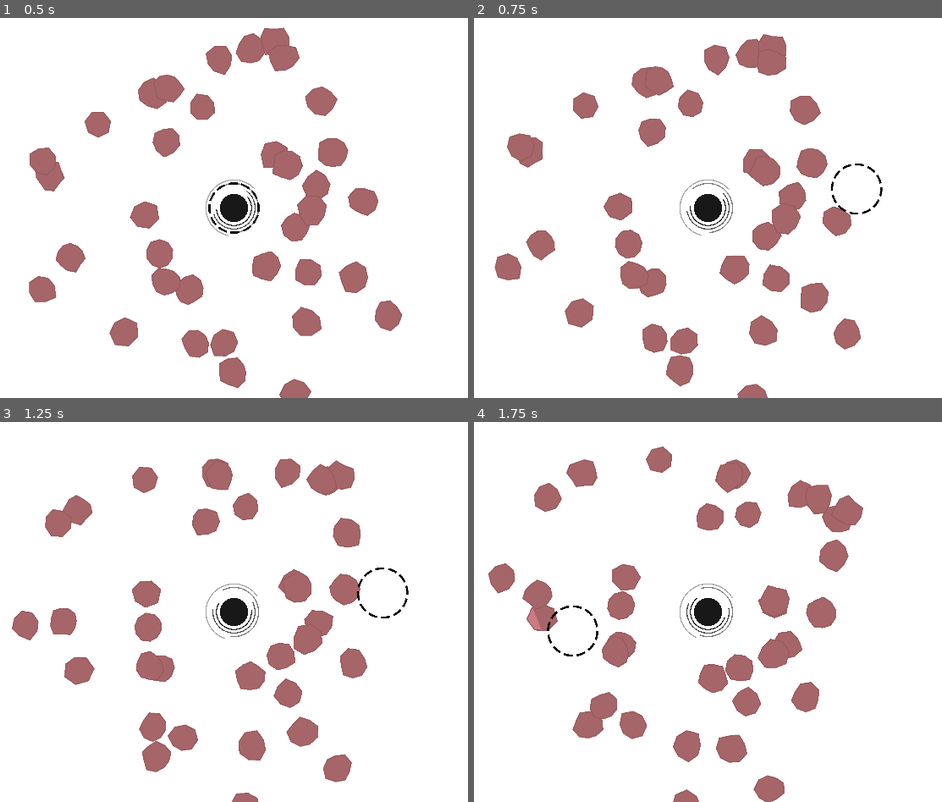
Above: before the commit, frames 1-4 (two rows, left to right).
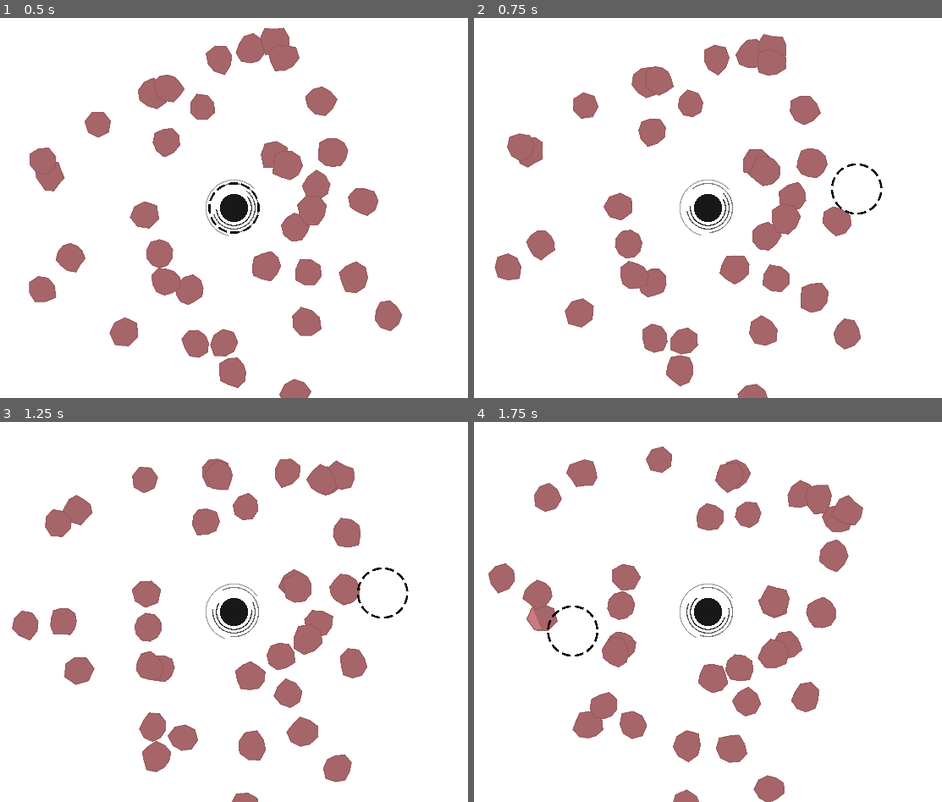
Above: after the commit, the same moments.

Repository: fatihceyln/a-game-about-feeding-a-black-hole
Game: Godot game, scene res://main/main.tscn
The game is run twice, just before and just after one commit, with the same random seed, the same clock (stepped at 60 frames per second) and the same inputs.
Inputs (mouse positions are in pixels of both pictures, inside the frame that each line leads up to):
- Up to frame 1 (0.5 s): no input
- Up to frame 2 (0.75 s): move the mouse to (857, 189) at 0.52 s
- Up to frame 3 (1.25 s): no input
- Up to frame 4 (1.75 s): move the mouse to (572, 631) at 1.27 s

Frame 1 is identical in both runs. In frame 2, 0.1% of the frame differs, in the area x 76-88%, y 38-52%; in frame 3, 0.1%; in frame 4, less than 0.1%.

Commit message:
Add speed boost functionality to Clicker and enhance hit animation with speed tweening

Diff:
--- a/clicker/clicker.gd
+++ b/clicker/clicker.gd
@@ -7,6 +7,7 @@
 const ROTATION_SPEED: float = 0.6
 
 var angle_offset: float = 0
+var speed_boost: float = 0.0
 
 @onready var collision_shape: CollisionShape2D = $CollisionShape2D
 
@@ -17,7 +18,7 @@
 
 
 func _process(delta: float) -> void:
-	angle_offset = wrapf(angle_offset + (ROTATION_SPEED * delta), 0, TAU)
+	angle_offset = wrapf(angle_offset + (delta * (ROTATION_SPEED + speed_boost)), 0.0, TAU)
 	queue_redraw()
 
 
@@ -30,8 +31,14 @@
 
 
 func play_hit_animation() -> void:
-	var tween: Tween = create_tween()
-	tween.tween_property(self, "scale", Vector2(1.2, 1.2), 0.1)\
+	var scale_tween: Tween = create_tween()
+	scale_tween.tween_property(self, "scale", Vector2(1.2, 1.2), 0.1)\
 		.set_ease(Tween.EASE_OUT).set_trans(Tween.TRANS_QUAD)
-	tween.tween_property(self, "scale", Vector2.ONE, 0.1)\
+	scale_tween.tween_property(self, "scale", Vector2.ONE, 0.1)\
 		.set_ease(Tween.EASE_IN).set_trans(Tween.TRANS_QUAD)
+
+	var speed_tween: Tween = create_tween()
+	speed_tween.tween_property(self, "speed_boost", 2, 0.1)\
+		.set_ease(Tween.EASE_IN).set_trans(Tween.TRANS_QUAD)
+	speed_tween.tween_property(self, "speed_boost", 0.0, 0.2)\
+		.set_ease(Tween.EASE_OUT).set_trans(Tween.TRANS_QUAD)
